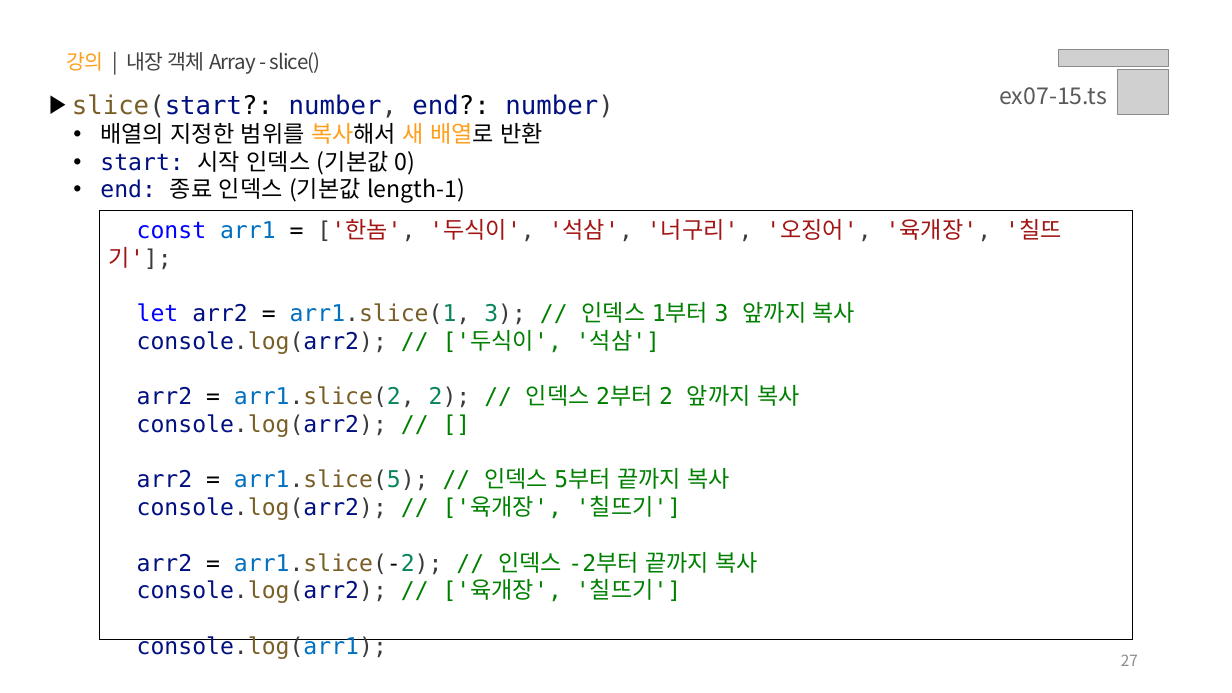
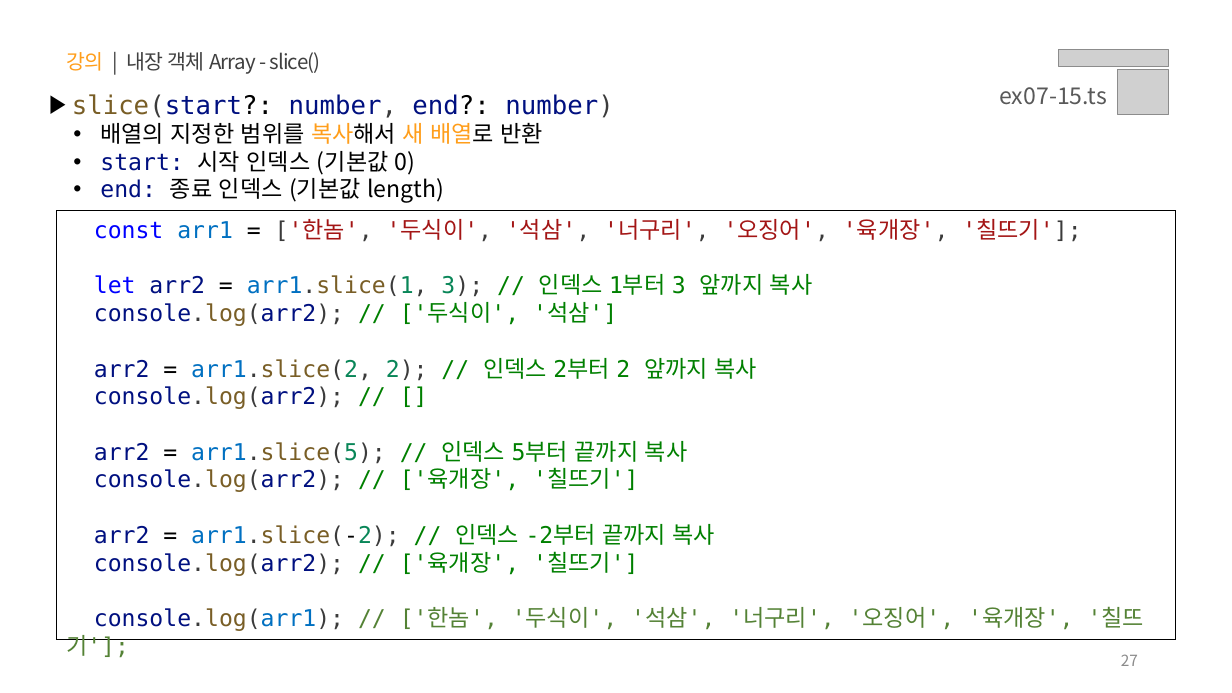
Before and after one commit to yebin-jeong/learn-js, a slide deck: slide 27 of PPT/07.자바스크립트 - 내장 함수.pptx. Drawn at 1232x693 pixels with LibreOffice and Linux fonts; fonts in the diff are those of the drawing; grey boxes stand for pictures. Boxes give left, top, right and bottom in pixels: in the first picture for what was removed or moved away, otherwise in the second. Text is boxed around its words. In the diff, an @@ line names an element or a change of style, - is before the commit and + after.

```diff
--- a/PPT/07.자바스크립트 - 내장 함수.pptx
+++ b/PPT/07.자바스크립트 - 내장 함수.pptx
@@ text at <box>100,174,444,203</box>: text changed @@
-  • end: 종료 인덱스 (기본값 length-1)
+  • end: 종료 인덱스 (기본값 length)
@@ rectangle "const arr1 = ['한놈', '두식이', ...": place and size @@
-rectangle "const arr1 = ['한놈', '두식이', ..." at <box>100,211,1133,640</box>
+rectangle "const arr1 = ['한놈', '두식이', ..." at <box>57,211,1176,640</box>
@@ text in rectangle at <box>94,607,1144,631</box>: text changed; text colour #001080 to #548235 @@
-console.log(arr1);
+console.log(arr1); // ['한놈', '두식이', '석삼', '너구리', '오징어', '육개장', '칠뜨기'];
```
Also in this commit, not shown: 1 other slide changed, 1 other file.
